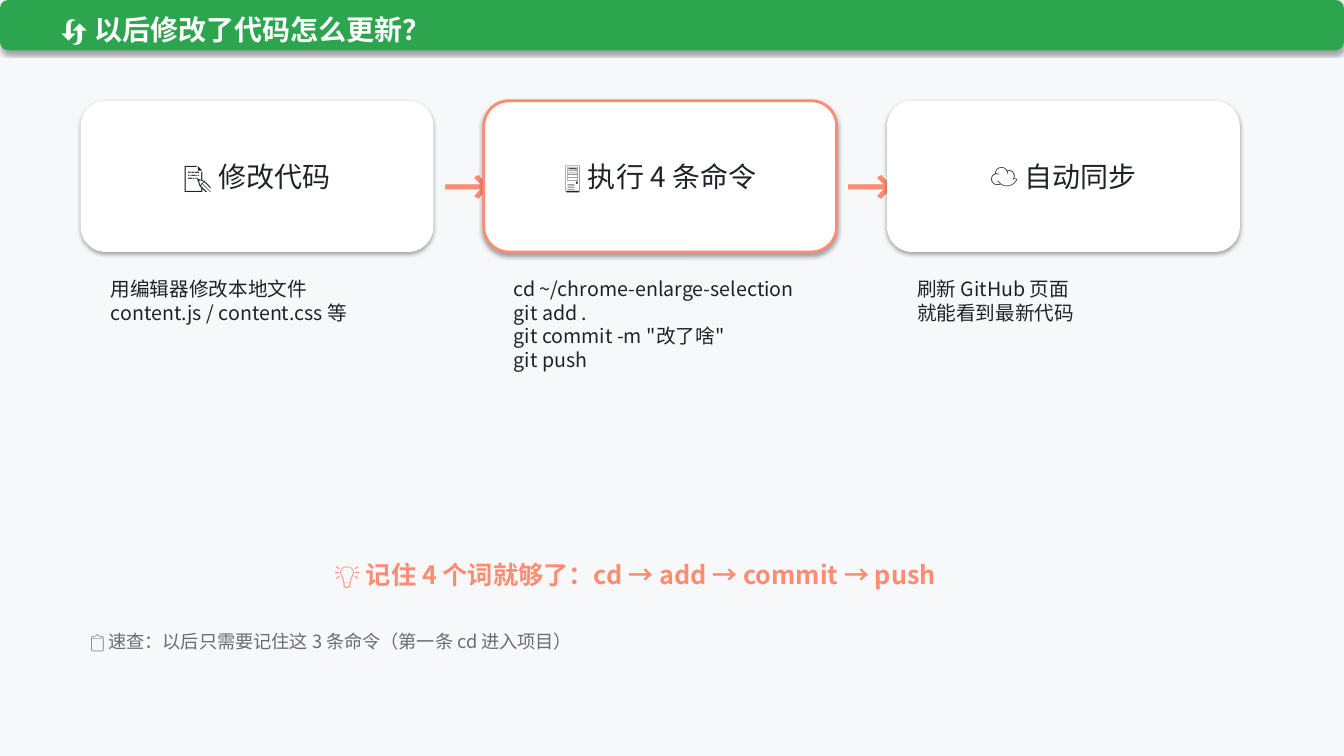
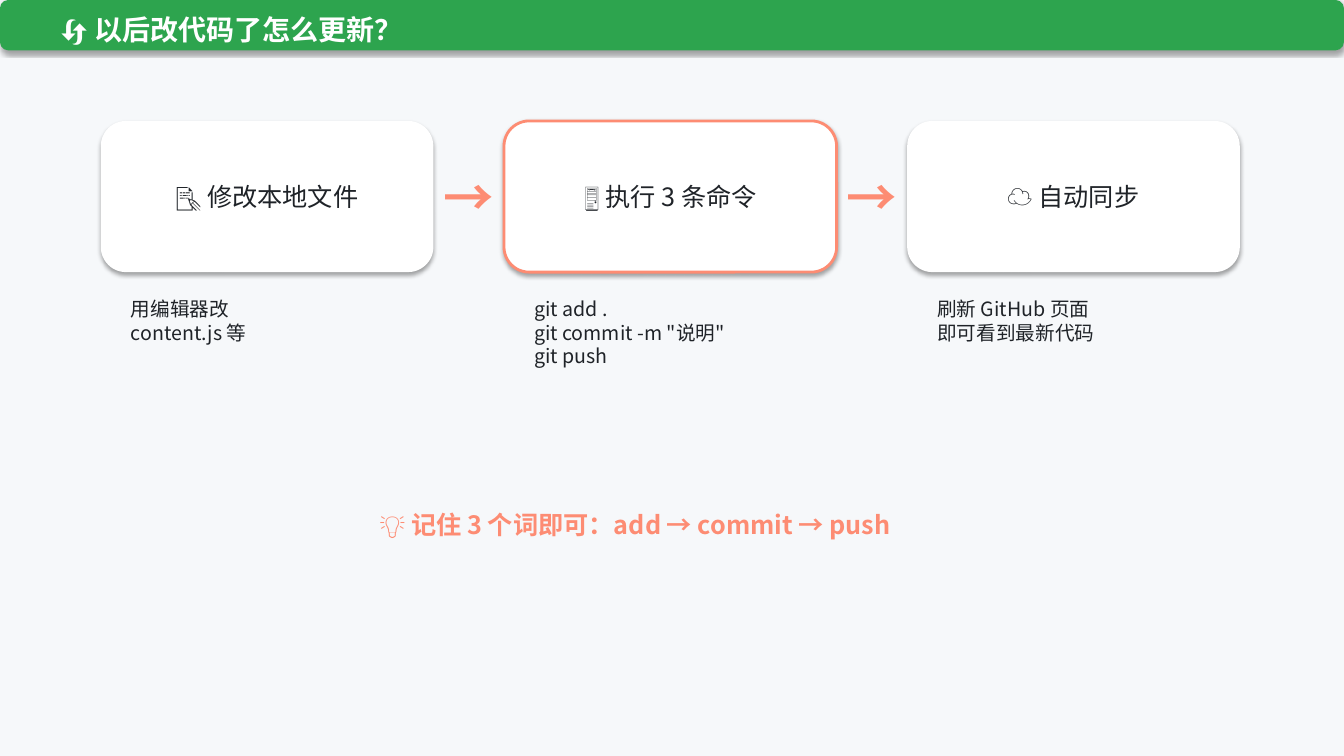
Before and after one commit to mmm1111lhc/keyword-magnifier, a slide deck: slide 11 of GitHub上传教程.pptx (slide 12 before the commit). Drawn at 1344x756 pixels with LibreOffice and Linux fonts; fonts in the diff are those of the drawing. Boxes give left, top, right and bottom in pixels: in the first picture for what was removed or moved away, otherwise in the second. Text is boxed around its words. In the diff, an @@ line names an element or a change of style, - is before the commit and + after.

```diff
--- a/GitHub上传教程.pptx
+++ b/GitHub上传教程.pptx
@@ text at [94, 16, 402, 43]: text changed @@
-🔄 以后修改了代码怎么更新？
+🔄 以后改代码了怎么更新？
@@ rounded rectangle "📝 修改本地文件": place and size @@
-rounded rectangle "📝 修改本地文件" at [81, 101, 434, 252]
+rounded rectangle "📝 修改本地文件" at [101, 121, 434, 272]
@@ rounded rectangle "🖥️ 执行 3 条命令": place and size @@
-rounded rectangle "🖥️ 执行 3 条命令" at [484, 101, 837, 252]
+rounded rectangle "🖥️ 执行 3 条命令" at [504, 121, 837, 272]
@@ rounded rectangle "☁️ 自动同步": place and size @@
-rounded rectangle "☁️ 自动同步" at [887, 101, 1240, 252]
+rounded rectangle "☁️ 自动同步" at [907, 121, 1240, 272]
@@ rounded rectangle "☁️ 自动同步" at [907, 121, 1240, 272]: size 20 to 18 pt @@
@@ text "→": place and size @@
-text "→" at [434, 151, 484, 202]
+text "→" at [434, 161, 484, 212]
@@ text "→": place and size @@
-text "→" at [837, 151, 887, 202]
+text "→" at [837, 161, 887, 212]
@@ text in rounded rectangle at [207, 184, 358, 208]: text changed; size 20 to 18 pt @@
-📝 修改代码
+📝 修改本地文件
@@ text in rounded rectangle at [605, 184, 757, 208]: text changed; size 20 to 18 pt @@
-🖥️ 执行 4 条命令
+🖥️ 执行 3 条命令
@@ text at [131, 299, 247, 345]: text changed @@
-用编辑器修改本地文件
-content.js / content.css 等
+用编辑器改
+content.js 等
@@ text at [937, 299, 1094, 342]: text changed @@
-刷新 GitHub 页面
-就能看到最新代码
+刷新 GitHub 页面
+即可看到最新代码
@@ text at [534, 300, 725, 368]: text changed @@
-cd ~/chrome-enlarge-selection
-git add .
-git commit -m "改了啥"
-git push
+git add .
+git commit -m "说明"
+git push
@@ text at [411, 512, 891, 540]: text changed @@
-💡 记住 4 个词就够了：cd → add → commit → push
+💡 记住 3 个词即可：add → commit → push
@@ text removed at [108, 632, 572, 650] @@
-📋 速查：以后只需要记住这 3 条命令（第一条 cd 进入项目）
```
Also in this commit, not shown: 6 other slides changed, 7 slides added, 6 slides removed, 45 other files.
